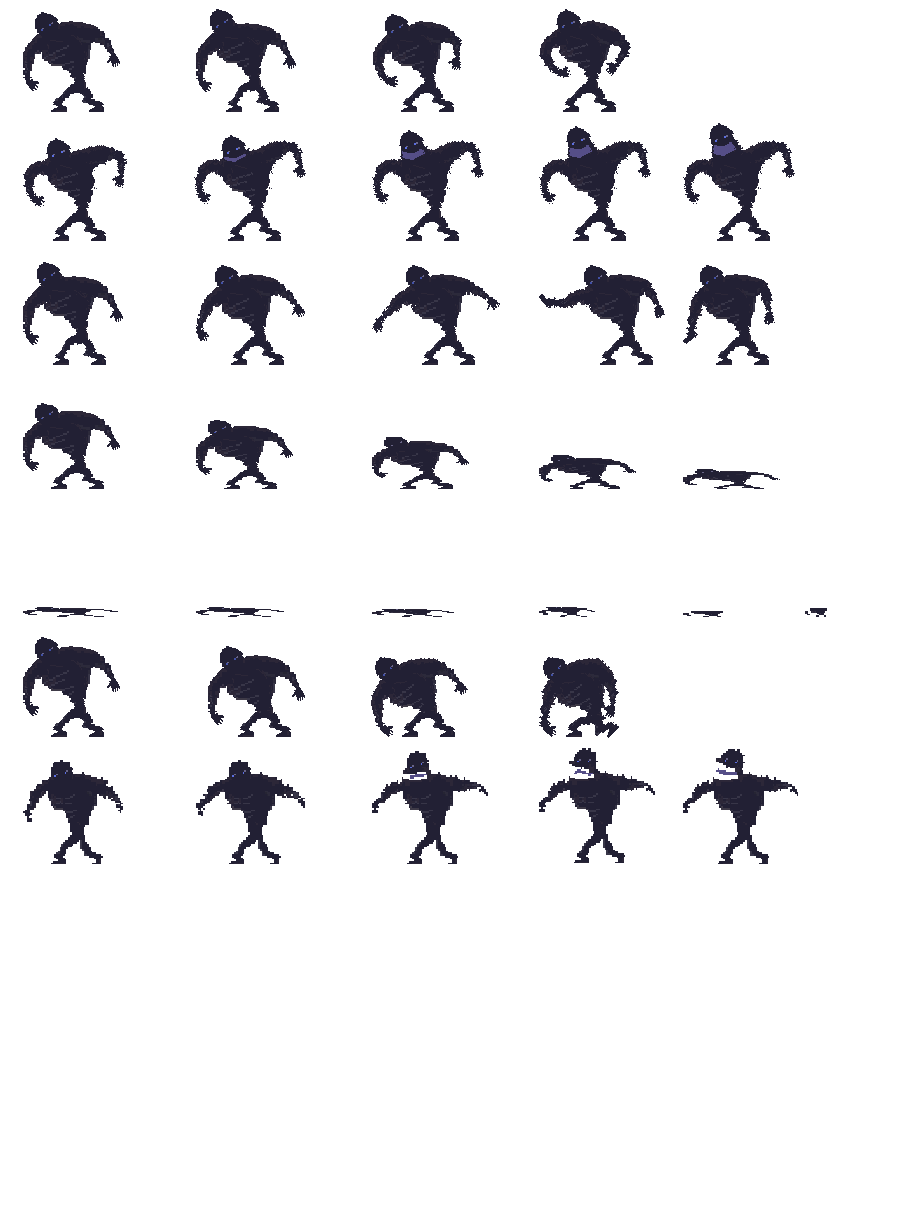
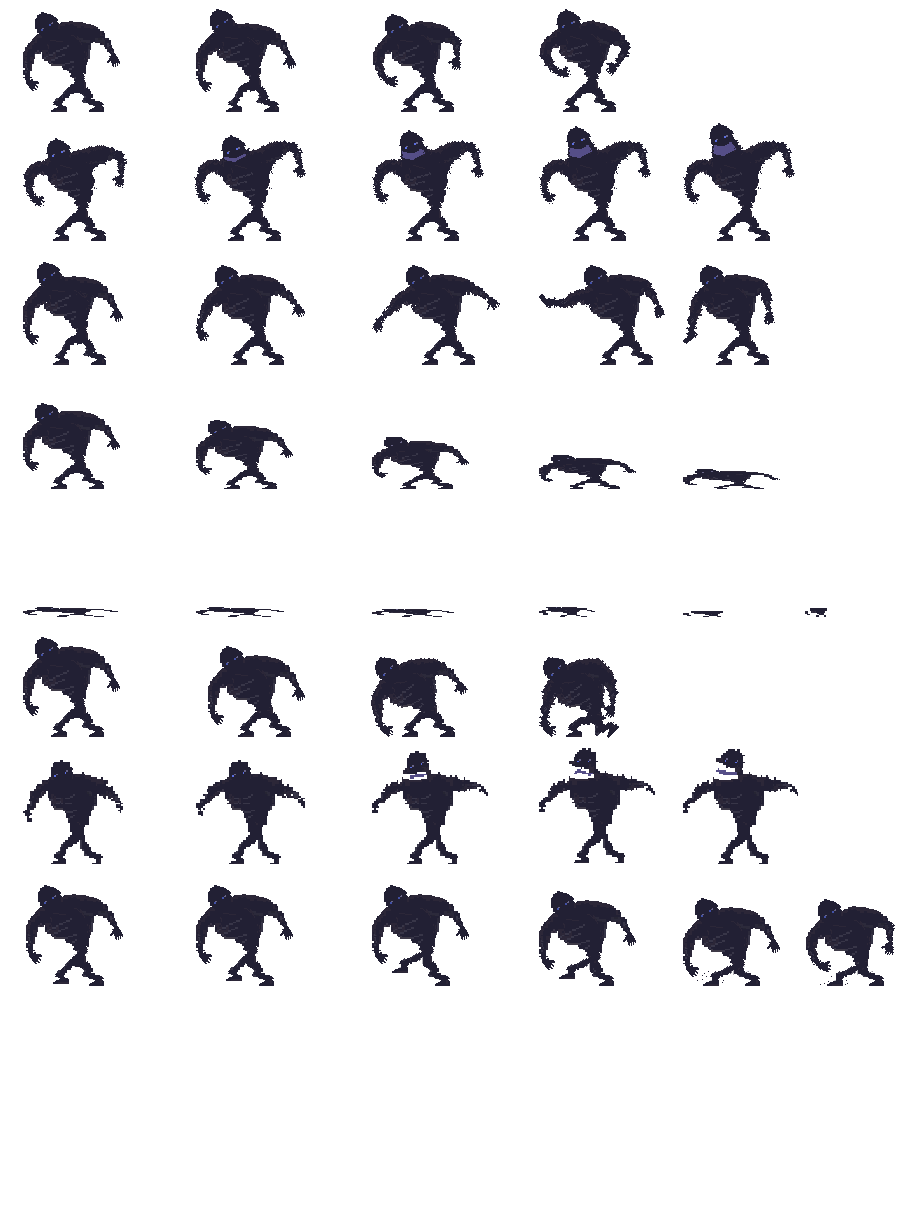
The second (915, 1225) image is a revision of the first. Changes to its layers:
added layer "Stomp" above "RoarAttack" over bbox(26, 885, 895, 986)
